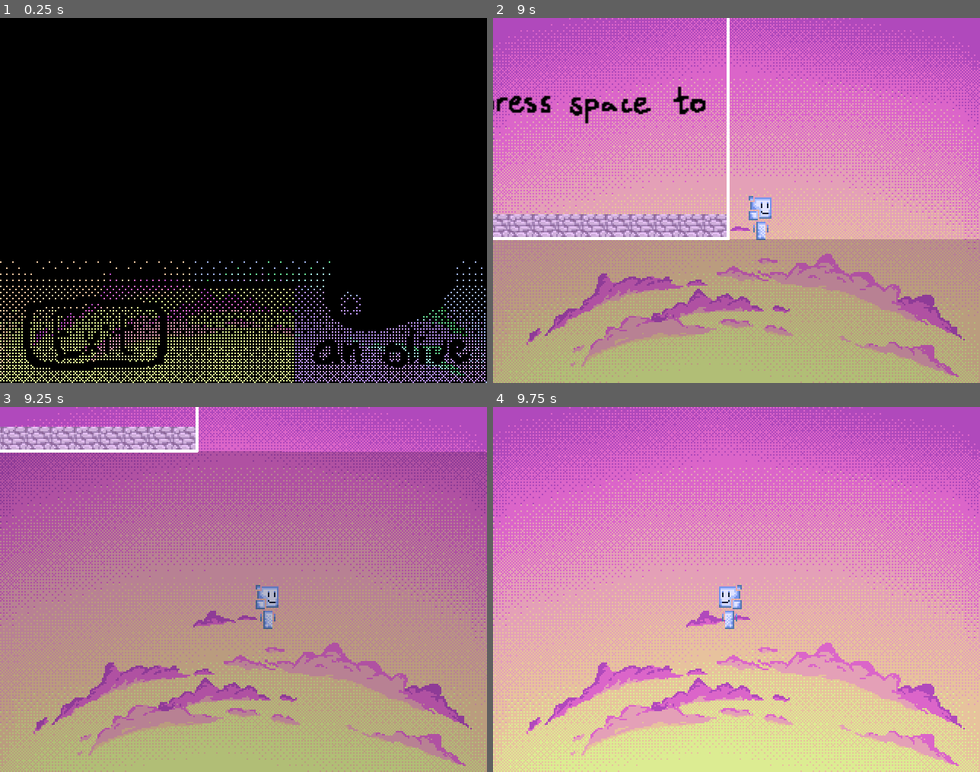
Above: before the commit, frames 1-4 (two rows, left to right).
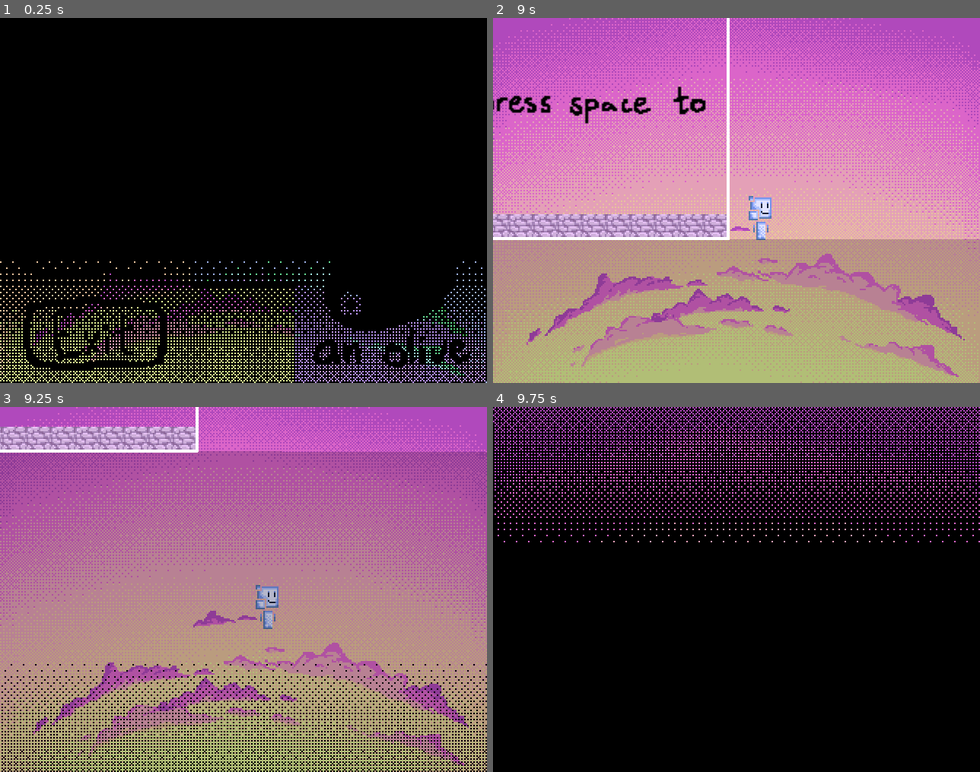
Above: after the commit, the same moments.

Repository: CodedSakura/GameJamGame
Game: Godot game, scene res://Scenes/Menu.tscn
The game is run twice, just before and just after one commit, with the same random seed, the same clock (stepped at 60 frames per second) and the same inputs. Sound files missing from this copy of the repository are replaced by a short silence.
Inputs (mouse positions are in pixels of both pictures, inside the frame that each line leads up to):
- Up to frame 1 (0.25 s): no input
- Up to frame 2 (9 s): click (595, 240) at 0.5 s; click (595, 240) at 1.25 s; move the mouse to (712, 273) at 2.02 s; hold Right (move_right) 2.03-3.53 s; click (712, 273) at 2.1 s; tap Up (jump) at 2.27, 3.02, 4.52, 5.27, 6.02, 7.52, 8.27 s; move the mouse to (882, 255) at 2.77 s; click (882, 255) at 2.85 s; move the mouse to (590, 145) at 3.52 s; hold Left (move_left) 3.53-5.78 s; click (590, 145) at 3.6 s; move the mouse to (760, 200) at 4.27 s; click (760, 200) at 4.35 s; move the mouse to (663, 109) at 5.02 s; click (663, 109) at 5.1 s; move the mouse to (843, 182) at 5.77 s; hold Right (move_right) from 5.78 s (still down); click (843, 182) at 5.85 s; move the mouse to (639, 218) at 6.52 s; click (639, 218) at 6.6 s; move the mouse to (785, 120) at 7.27 s; click (785, 120) at 7.35 s; move the mouse to (712, 273) at 8.02 s; click (712, 273) at 8.1 s; move the mouse to (882, 255) at 8.77 s; click (882, 255) at 8.85 s
- Up to frame 3 (9.25 s): keep holding Right (move_right); tap Up (jump) at 9.02 s
- Up to frame 4 (9.75 s): move the mouse to (590, 534) at 9.52 s; release Right (move_right) at 9.53 s; hold Left (move_left) from 9.53 s (still down); click (590, 534) at 9.6 s

Frames 1-2 are identical in both runs. In frame 3, 5.5% of the frame differs, in the area x 0-100%, y 70-100%; in frame 4, 92%, in the area x 0-100%, y 0-100%.

Commit message:
fix error

Diff:
--- a/Scenes/Main.gd
+++ b/Scenes/Main.gd
@@ -37,7 +37,7 @@
     current_music_id = 1
     current_music.volume_db = 0
 
-func _handle_death():
+func _handle_death(ignored=null):
     won = false
     if !get_tree().paused:
         call_deferred("_load_level", $Level.filename.trim_prefix("res://Scenes/Levels/").trim_suffix("/Level.tscn"))
